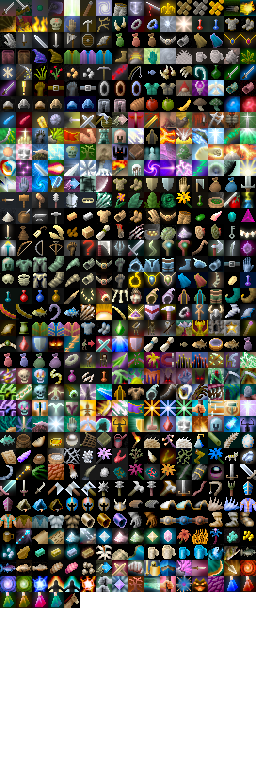
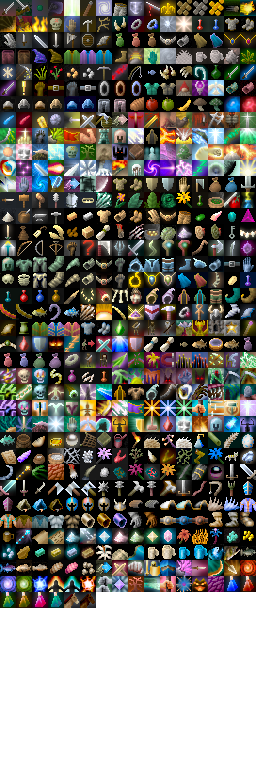
Comparing the layer stacks of the two (256, 768) images. Changes:
painted on "Background" over bbox(80, 593, 95, 608)
painted on "shade" over bbox(64, 592, 96, 608)
